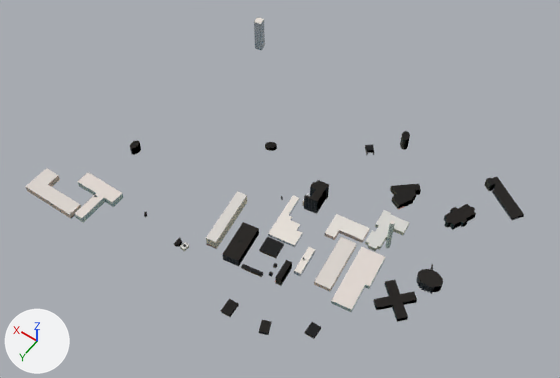
Two versions of the glTF model assets/urban/13.gltf, one commit apart.
The view is the same before and after, from a camera (50 mm lens) standing at (-336.0, 523.0, 778.0) and looking at (15.0, 30.0, 4.0). The axes (+X, +Y, +Z) are drawn at lower left. The lights are the same throughout. The first picture is the older version. Vertices at exactly the same position are counted once.

Script lines for the objects in view, before the commit:
```python
me_mesh_0 = bpy.data.meshes.new('Mesh_0')
me_mesh_0.from_pydata(...)  # 1212 vertices, 1230 faces; spans x -253.0..276.0, y -178.0..217.0, z 0.0..51.0
me_mesh_0.materials.append(mat_windowed_plaster_0)
me_mesh_0.materials.append(mat_windowed_plaster_1)
me_mesh_0.materials.append(mat_windowed_plaster_2)
me_mesh_0.materials.append(mat_windowed_plaster_3)
me_mesh_0.materials.append(mat_windowed_plaster_4)
me_mesh_0.materials.append(mat_windowed_plaster_6)
me_mesh_0.materials.append(mat_windowed_plaster_7)
me_mesh_0.materials.append(mat_parapets)  # white #e6e2dc
me_mesh_0.materials.append(mat_roof_utilities)  # light grey #bac2c1
me_mesh_0.materials.append(mat_ground_floor_shop_glass)  # cyan #bbd6e0
me_mesh_0.materials.append(mat_corrugated_shop_awning_red)  # pink #e3a095
me_mesh_0.materials.append(mat_rooftop_black_water_tank)  # grey #7c8184
me_mesh_0.materials.append(mat_rooftop_airconditioning)  # light grey #c0c7c7
me_mesh_0.materials.append(mat_small_roof_greenery)  # grey #98b09b
me_mesh_0.materials.append(mat_roof_original_0)  # light grey #dcd5cf
me_mesh_0.materials.append(mat_roof_original_1)  # light grey #e3dad4
me_mesh_0.materials.append(mat_roof_original_2)  # light grey #d2d5d7
me_mesh_0.materials.append(mat_roof_original_3)  # white #eae3db
me_mesh_0.materials.append(mat_roof_original_4)  # light grey #dbd7d2
me_mesh_0.materials.append(mat_roof_original_6)  # white #e5dfd9
me_mesh_0.materials.append(mat_roof_original_7)  # light grey #d7d6d2
ob_station_13_surrounding_real_osm_building_footprints = bpy.data.objects.new('Station 13 surrounding real OSM building footprints', me_mesh_0)
ob_station_13_surrounding_real_osm_building_footprints.location = (0.0, 0.0, 0.0)
```
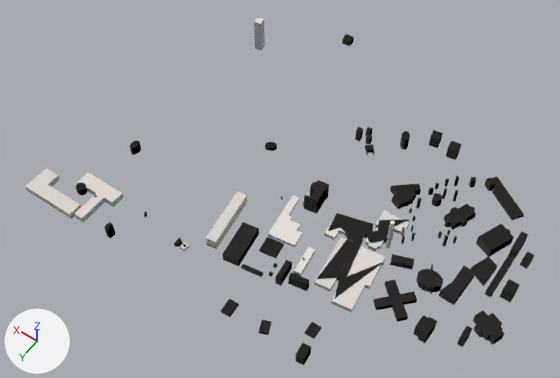
Pixel boxes (x1, y1, x2, y2) of what changed, in the pictures (560 x 378 px):
'Station 13 surrounding real OSM building footprints', reshaped (8% taller)
    before: (25, 17, 524, 339)
    after: (25, 17, 534, 365)
part 1 of me_mesh_0, added
    after: (76, 183, 87, 195)
part 2 of me_mesh_0, added
    after: (365, 134, 372, 145)
part 3 of me_mesh_0, added
    after: (365, 127, 373, 136)
part 4 of me_mesh_0, added
    after: (295, 343, 311, 365)
part 5 of me_mesh_0, added
    after: (500, 279, 519, 302)
part 6 of me_mesh_0, added
    after: (355, 127, 363, 141)
part 7 of me_mesh_0, added
    after: (446, 141, 461, 160)
part 8 of me_mesh_0, added
    after: (509, 231, 528, 259)
part 9 of me_mesh_0, added
    after: (104, 222, 115, 238)
part 10 of me_mesh_0, added
    after: (288, 130, 534, 347)
part 11 of me_mesh_0, added
    after: (342, 34, 354, 46)

Edits to the bpy script that builds the scene:
```text
Add mat_windowed_plaster_5:
    mat_windowed_plaster_5 = bpy.data.materials.new('windowed-plaster-5')
    # colours: white #e4e7e6
    # uses the picture img_image_1
Change me_mesh_0:
    remove me_mesh_0.from_pydata(...)  # 1212 vertices, 1230 faces; spans x -253.0..276.0, y -178.0..217.0, z 0.0..51.0
    add me_mesh_0.from_pydata(...)  # 2178 vertices, 2213 faces; spans x -304.0..276.0, y -264.0..217.0, z 0.0..51.0
    me_mesh_0 part 1: the loose piece of 38 vertices spanning x -142.0..-136.0, y 21.0..27.0, z 0.0..50.0 is copied, and the copy is multiplied about its middle by the matrix ((2.082, -0.834, 0.0), (-0.831, -2.083, 0.0), (0.0, 0.0, 0.2)), then moved by (357.0, 153.0, -20.0); it spans x 212.0..225.0, y 170.0..183.0, z 0.0..10.0
    me_mesh_0 part 2: the loose piece of 8 vertices spanning x -40.0..-15.0, y 95.0..119.0, z 0.0..4.0 is copied, and the copy is scaled about its middle by (0.296, 0.316, 2.93), then moved by (-6.0, -212.0, 4.0); it spans x -37.0..-29.0, y -108.0..-101.0, z 0.0..12.0
    me_mesh_0 part 3: the loose piece of 8 vertices spanning x -40.0..-15.0, y 95.0..119.0, z 0.0..4.0 is copied, and the copy is scaled about its middle by (0.316, 0.306, 2.93), then moved by (1.0, -223.0, 4.0); it spans x -30.0..-22.0, y -119.0..-112.0, z 0.0..12.0
    me_mesh_0 part 4: the loose piece of 8 vertices spanning x -136.0..-123.0, y 162.0..177.0, z 0.0..4.0 is copied, and the copy is scaled about its middle by (0.841, 1.05, 3.86), then moved by (-9.0, 32.0, 6.0); it spans x -144.0..-132.0, y 193.0..211.0, z 0.0..16.0
    me_mesh_0 part 5: the loose piece of 8 vertices spanning x -70.0..-68.0, y 100.0..102.0, z 6.0..8.0 is copied, and the copy is scaled about its middle by (8.1, 10.3, 10.1), then moved by (-216.0, -101.0, 1.0); it spans x -292.0..-278.0, y -8.0..9.0, z 0.0..16.0
    me_mesh_0 part 6: the loose piece of 8 vertices spanning x -40.0..-15.0, y 95.0..119.0, z 0.0..4.0 is copied, and the copy is scaled about its middle by (0.316, 0.347, 4.33), then moved by (9.0, -210.0, 7.0); it spans x -23.0..-15.0, y -107.0..-98.0, z 0.0..18.0
    me_mesh_0 part 7: the loose piece of 8 vertices spanning x -136.0..-123.0, y 162.0..177.0, z 0.0..4.0 is copied, and the copy is scaled about its middle by (1.13, 0.897, 4.33), then moved by (-5.0, -320.0, 7.0); it spans x -142.0..-126.0, y -158.0..-142.0, z 0.0..18.0
    me_mesh_0 part 8: the loose piece of 8 vertices spanning x -70.0..-68.0, y 100.0..102.0, z 6.0..8.0 is copied, and the copy is scaled about its middle by (5.13, 17.5, 11.3), then moved by (-197.0, -163.0, 2.0); it spans x -271.0..-262.0, y -76.0..-47.0, z 0.0..18.0
    me_mesh_0 part 9: the loose piece of 8 vertices spanning x 54.0..61.0, y 162.0..171.0, z 0.0..4.0 is copied, and the copy is scaled about its middle by (-0.854, 0.991, 4.8), then moved by (85.0, 38.0, 8.0); it spans x 139.0..145.0, y 200.0..209.0, z 0.0..20.0
    me_mesh_0 part 10: 636 vertices added at x -304.0..-64.0, y -163.0..136.0, z 0.0..20.0
    me_mesh_0 part 11: 32 vertices added at x 88.0..103.0, y -264.0..-249.0, z 0.0..10.0
    other edits to the shape of me_mesh_0 do not show in these pictures
    add me_mesh_0.materials.append(mat_windowed_plaster_5)
    add me_mesh_0.materials.append(mat_roof_original_5)  # light grey #ced5d4
```
